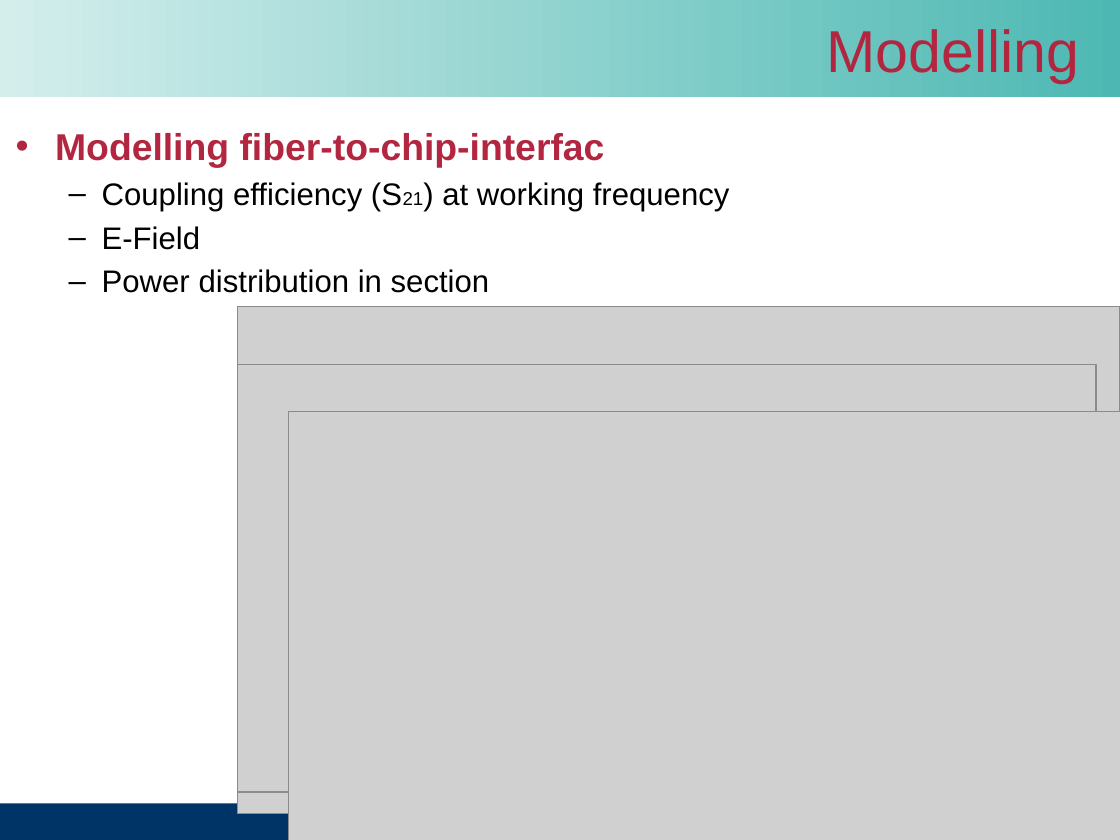
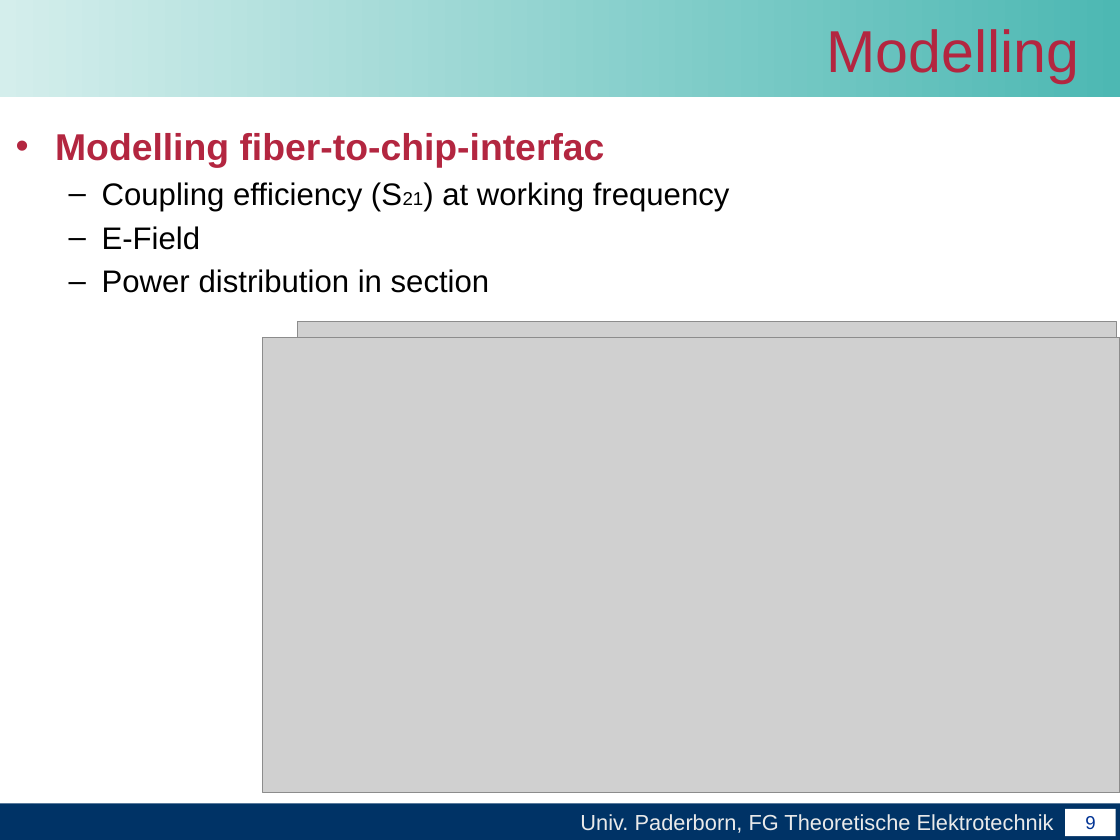
Before and after one commit to leonard117/arbeittet, a slide deck: slide 10 of Master_arbeit/word/Abschlussvortrag der Masterarbeit.pptx. Drawn at 1120x840 pixels with LibreOffice and Linux fonts; fonts in the diff are those of the drawing; grey boxes stand for pictures; background and template pictures are left out. Boxes give left, top, right and bottom in pixels: in the first picture for what was removed or moved away, otherwise in the second. Text is boxed around its words. In the diff, an @@ line names an element or a change of style, - is before the commit and + after.

```diff
--- a/Master_arbeit/word/Abschlussvortrag der Masterarbeit.pptx
+++ b/Master_arbeit/word/Abschlussvortrag der Masterarbeit.pptx
@@ picture: place and size @@
-picture at (237,306,1120,813)
+picture at (298,321,1117,792)
@@ picture: place and size @@
-picture at (289,411,1120,840)
+picture at (262,337,1120,792)
@@ picture: place and size @@
-picture at (237,364,1096,792)
+picture at (298,364,1091,792)
@@ page number added at (1065,809,1116,836), fill #FFFFFF, 12 pt, text #003394 @@
+9
```
Also in this commit, not shown: 11 other slides changed, 3 slides added, 1 slide removed.
